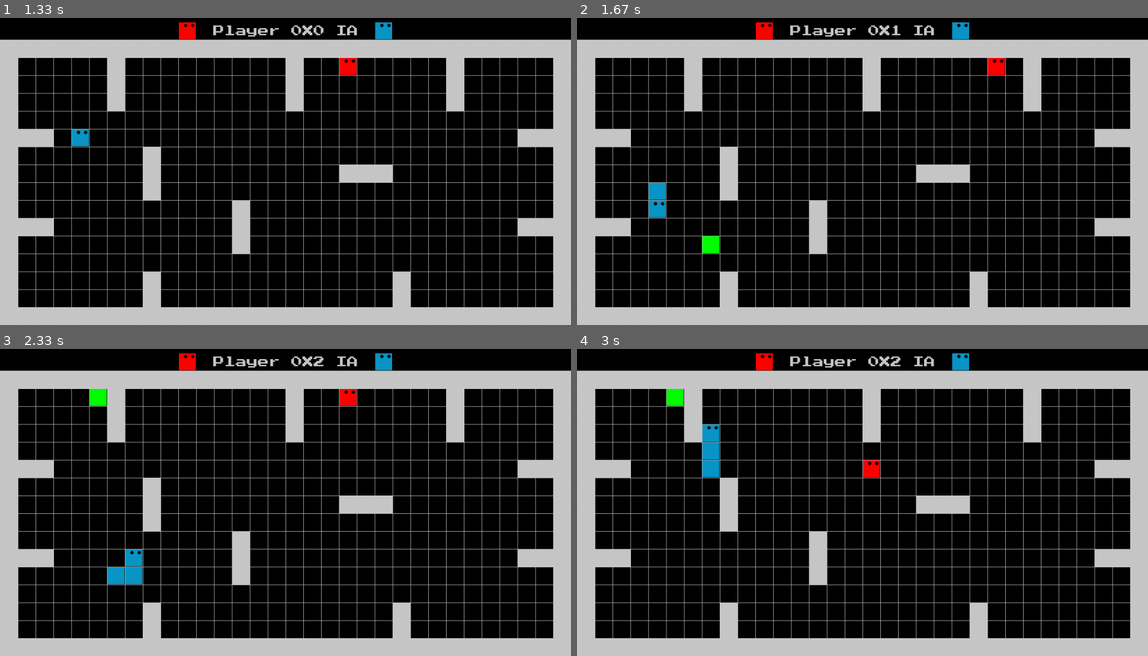
Above: before the commit, frames 1-4 (two rows, left to right).
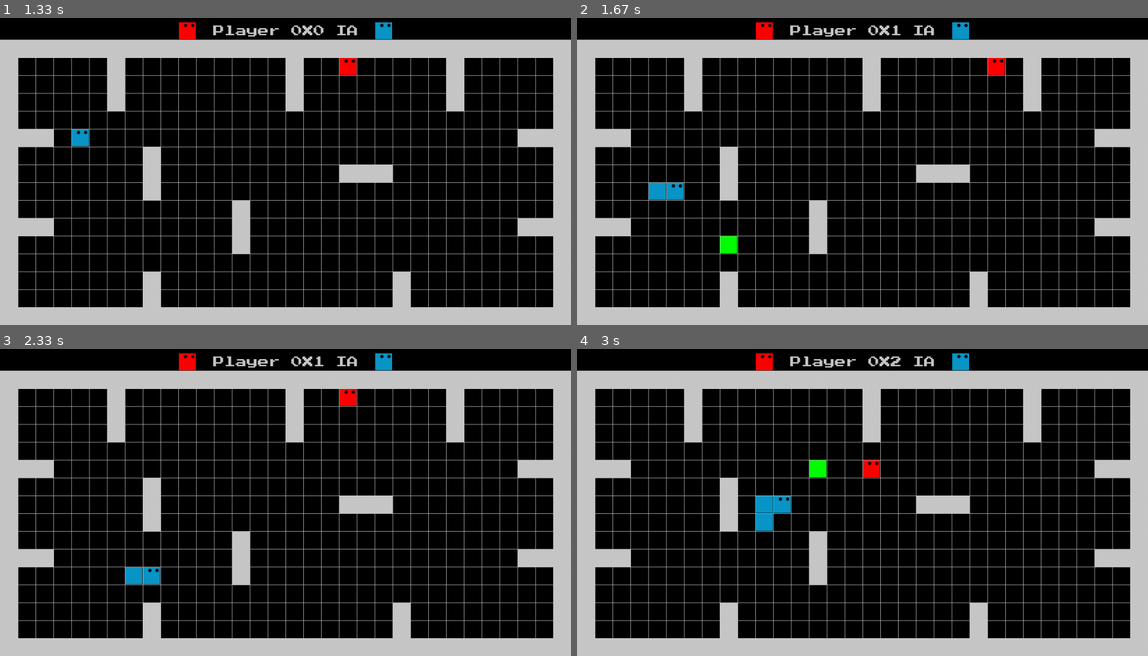
Above: after the commit, the same moments.

Repository: LUDUSLab/stem-games
Game: pygame game, started from Snake3Equipe2/main.py
Two runs of this game, one before a commit and one after it. Both use one fixed random seed, a clock stepped at 60 frames per second and the inputs below.
Inputs:
- Up to frame 1 (1.33 s): tap Enter at 0.33 s; hold W 0.67-1.13 s; hold D from 1.17 s (still down)
- Up to frame 2 (1.67 s): release D at 1.63 s
- Up to frame 3 (2.33 s): hold A 1.67-2.2 s; hold S from 2.23 s (still down)
- Up to frame 4 (3 s): release S at 2.53 s; hold A 2.57-2.97 s

Frame 1 is identical in both runs. In frame 2, 0.7% of the frame differs, in the area x 12-29%, y 53-77%; in frame 3, 0.7%; in frame 4, 1.4%, in the area x 15-44%, y 13-60%.

Commit message:
bug fixed: sometimes the fruit was behind the obstacles

Diff:
--- a/Snake3Equipe2/arena.py
+++ b/Snake3Equipe2/arena.py
@@ -28,11 +28,15 @@
         positions2 = self.snake_bot.get_body()
 
         while True:
-            x = random.randrange(1, 30)
+            x = random.randrange(2, 30)
             y = random.randrange(3, 16)
             if len(list(filter(lambda z: z.pos == (x, y), positions1))) > 0 or \
                     len(list(filter(lambda z: z.pos == (x, y), positions2))) > 0:
                 continue
+            for i in range(len(self.obst_pos)):
+                if (x, y) == self.obst_pos[i]:
+                    x = random.randrange(2, 30)
+                    y = random.randrange(3, 16)
             else:
                 break
 
